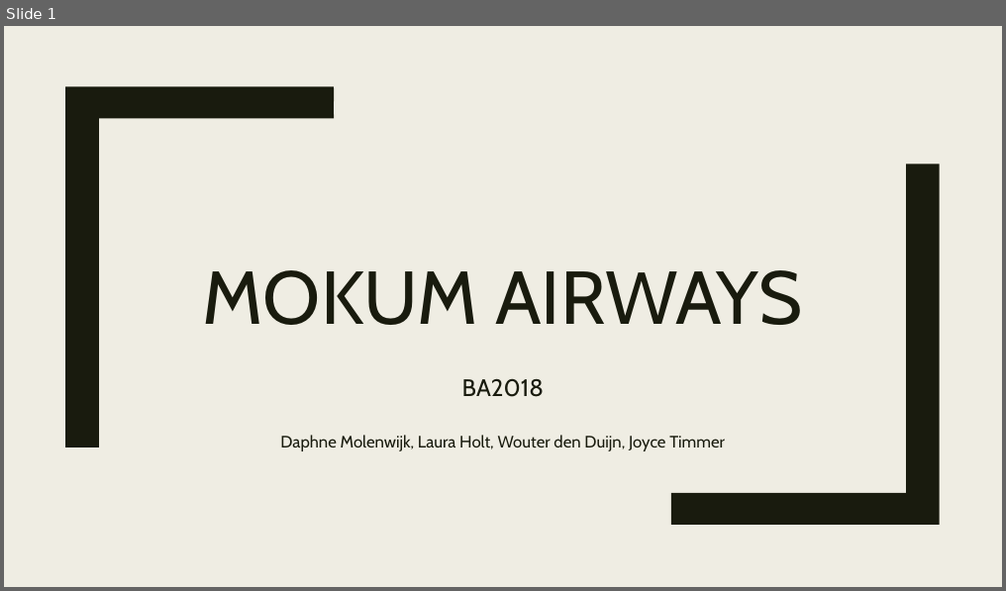
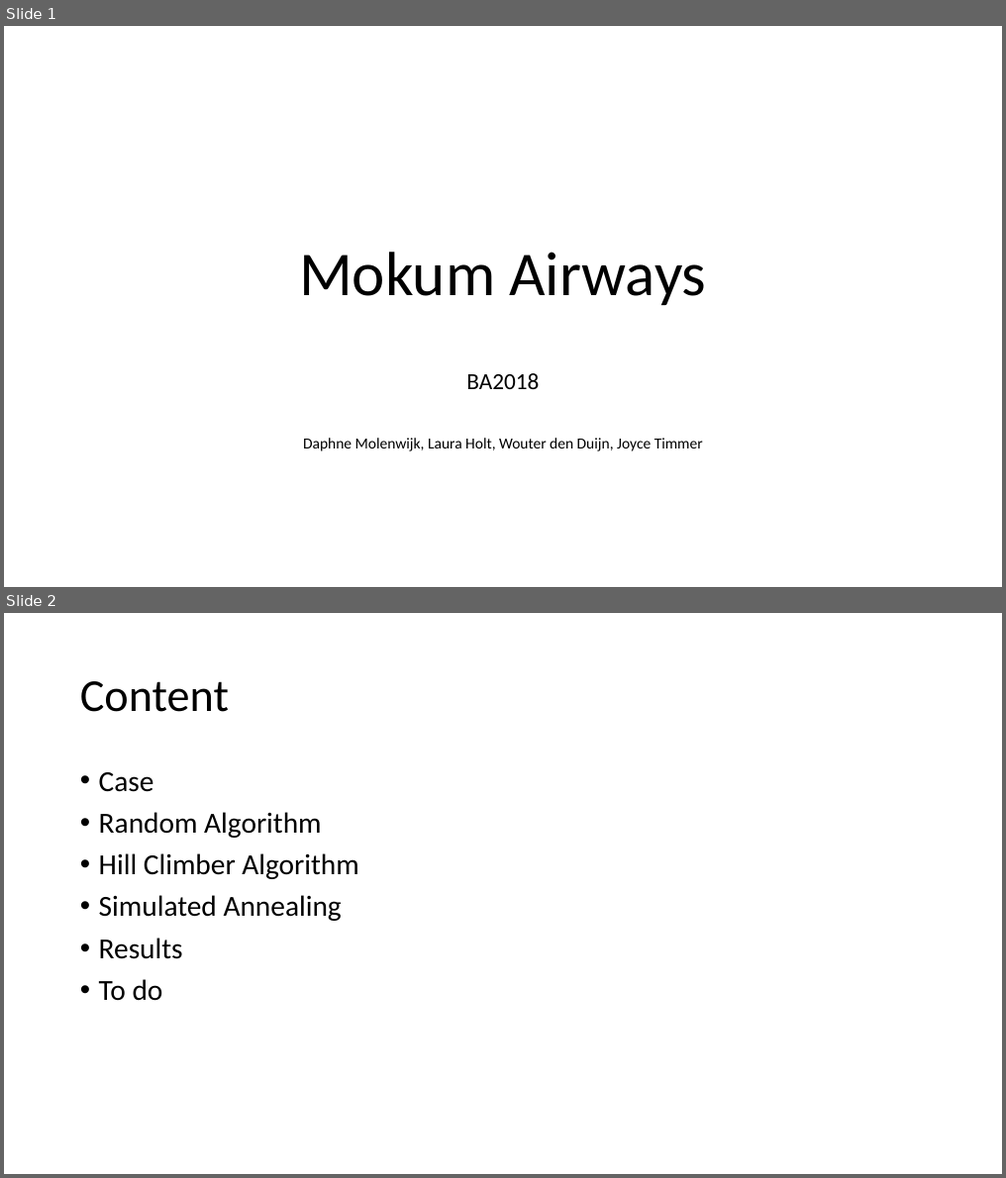
Before and after one commit to WouterDuijn/heuristic, a slide deck: doc/Mokum Airways.pptx. Shown one above the other, each under a label of ours: slide 1 before the commit, slides 1 and 2 after it. The pictures are 1006x591 and 1006x1178 pixels, drawn with LibreOffice and Linux fonts; fonts in the diff are those of the drawing. Boxes give left, top, right and bottom in pixels: in the first picture for what was removed or moved away, otherwise in the second. Text is boxed around its words. In the diff, an @@ line names an element or a change of style, - is before the commit and + after.

```diff
--- a/doc/Mokum Airways.pptx
+++ b/doc/Mokum Airways.pptx
@@ slide 2 added at [4,613,1002,1174], background #FFFFFF @@
@@ title added at [80,681,229,712], 44 pt, text #000000 @@
+Content
@@ text added at [99,772,358,1001], 28 pt, text #000000 @@
+• Case
+• Random Algorithm
+• Hill Climber Algorithm
+• Simulated Annealing
+• Results
+• To do
@@ slide 1 changed as well @@
@@ background #EFEDE3 to #FFFFFF @@
@@ freeform shape removed at [65,86,334,448] @@
@@ freeform shape removed at [672,164,940,525] @@
@@ title at [299,252,707,305]: text changed; size 72 to 60 pt; font Cabin to Calibri; text colour #191B0E to #000000 @@
-MOKUM AIRWAYS
+Mokum Airways
@@ subtitle "BA2018" at [303,373,703,452]: size 23 to 22.2 pt in "BA2018"; font Cabin to Calibri, text colour #191B0E to #000000; size 16 to 14.8 pt in "Daphne Molenwijk, Laura Holt, Wouter den Duijn, ..."; line spacing 1.02 to 0.8; more space between paragraphs @@
```
Also in this commit, not shown: 11 other slides changed, 1 slide removed.
